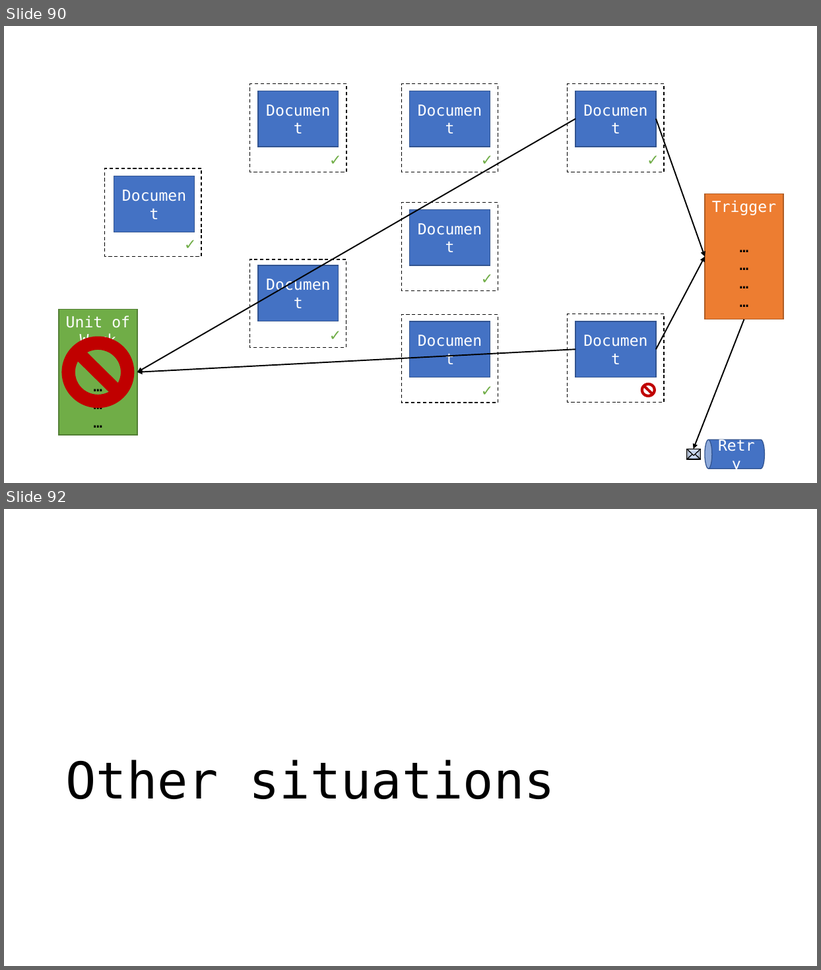
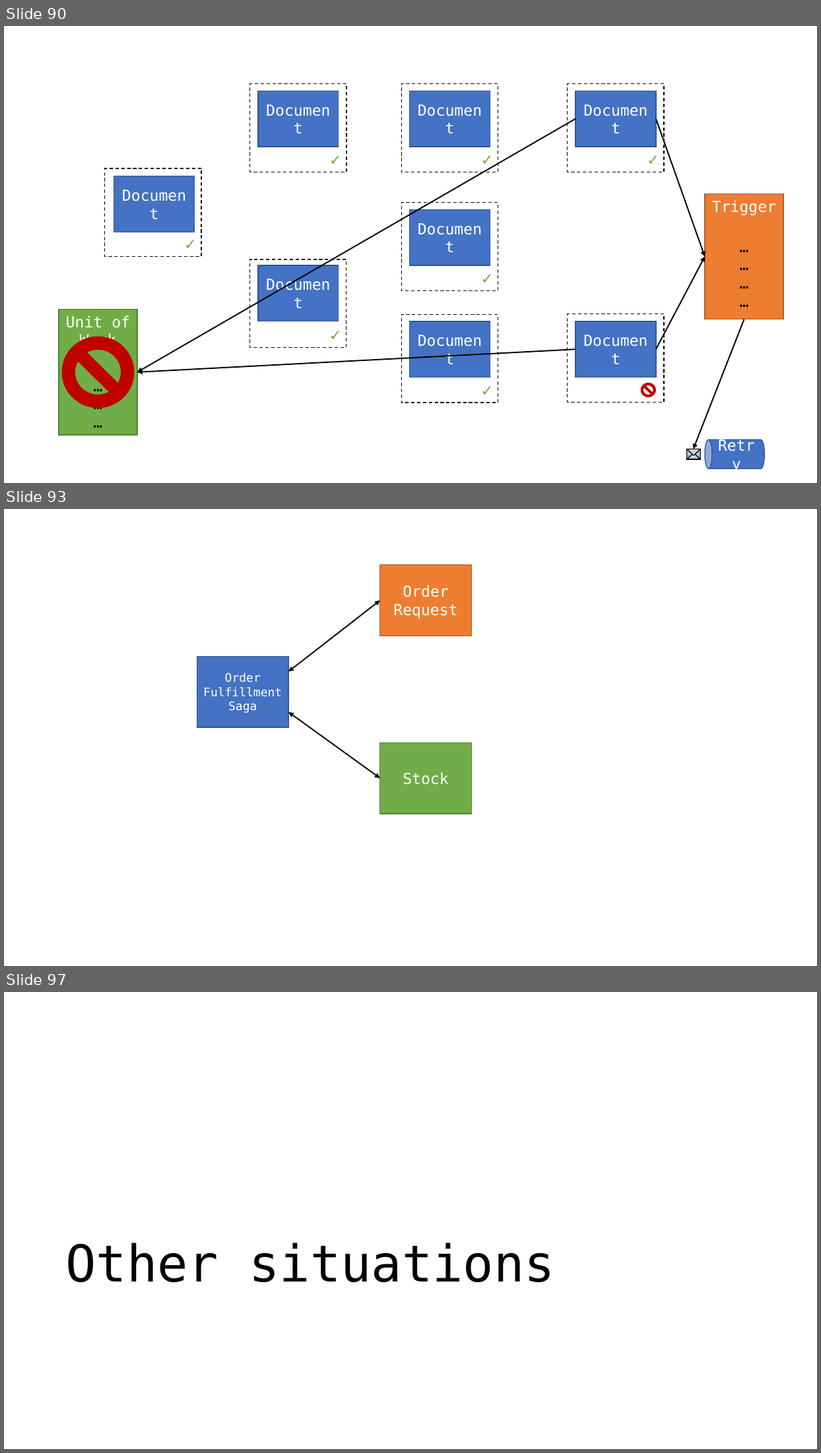
Before and after one commit to jbogard/presentations, a slide deck: LifeBeyondDistributedTransactions/LifeBeyondDistributedTransactions.pptx. Shown one above the other, each under a label of ours: slides 90 and 92 before the commit, slides 90, 93 and 97 after it; the slides between them are not shown. The pictures are 821x970 and 821x1453 pixels, drawn with LibreOffice and Linux fonts; fonts in the diff are those of the drawing. Boxes give left, top, right and bottom in pixels: in the first picture for what was removed or moved away, otherwise in the second. Text is boxed around its words. In the diff, an @@ line names an element or a change of style, - is before the commit and + after.

```diff
--- a/LifeBeyondDistributedTransactions/LifeBeyondDistributedTransactions.pptx
+++ b/LifeBeyondDistributedTransactions/LifeBeyondDistributedTransactions.pptx
@@ slide 93 added at <box>4,509,817,966</box>, background #FFFFFF @@
@@ rectangle added at <box>380,565,472,636</box>, fill #ED7D31, outline #AF5C24 1 pt, 18 pt, text #FFFFFF @@
+Order Request
@@ double arrow added from (289, 672) to (380, 601), #000000 1.5 pt @@
@@ rectangle added at <box>197,657,289,728</box>, fill #4472C4, outline #325491 1 pt, 14 pt, text #FFFFFF @@
+Order Fulfillment Saga
@@ double arrow added from (289, 712) to (380, 779), #000000 1.5 pt @@
@@ rectangle added at <box>380,743,472,814</box>, fill #70AD47, outline #538035 1 pt, 18 pt, text #FFFFFF @@
+Stock
@@ what was slide 92 is now slide 97 @@
```
Also in this commit, not shown: 6 other slides added, 2 slides removed.
